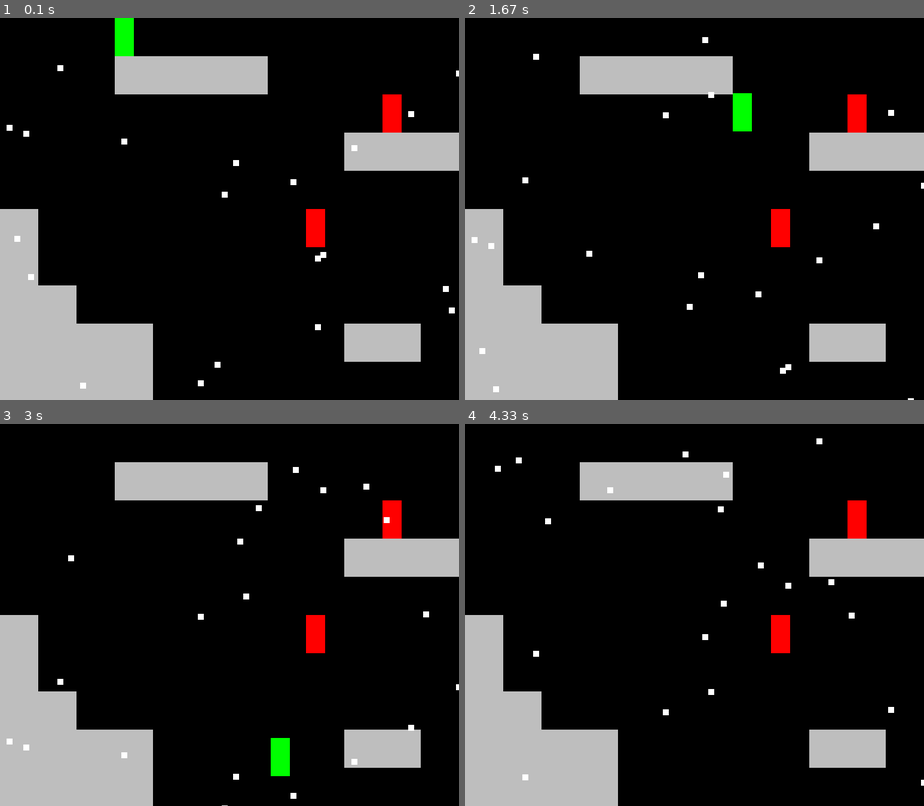
Above: before the commit, frames 1-4 (two rows, left to right).
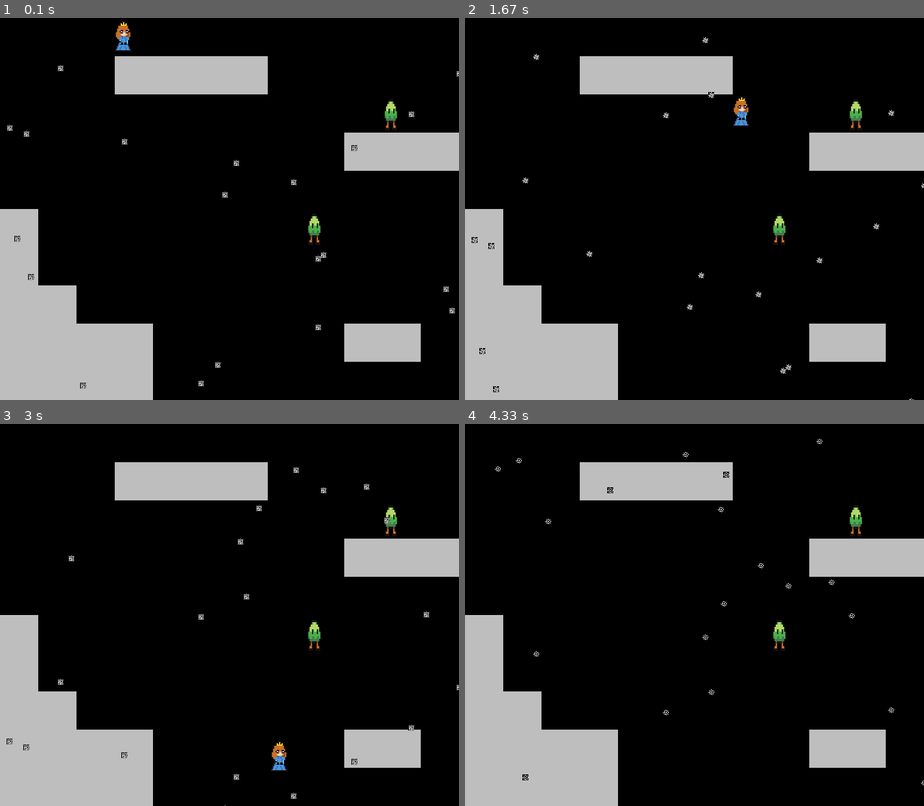
Above: after the commit, the same moments.

Repository: msaelices/pygames-experiments
Game: pygame game, started from frozen-platformer/main.py
Same seed, same stepped clock (60 frames per second), same inputs: the game is played once before the commit and once after it.
Inputs:
- Up to frame 1 (0.1 s): no input
- Up to frame 2 (1.67 s): hold Right 0.33-0.8 s; hold Right 0.83-1.3 s; tap Space at 0.9, 1.2, 1.4 s; hold Left from 1.33 s (still down)
- Up to frame 3 (3 s): tap Space at 1.7, 1.97, 2.27, 2.4, 2.7 s; release Left at 1.87 s; hold Left 1.9-2.3 s; hold Right 2.33-2.97 s
- Up to frame 4 (4.33 s): hold Left 3-3.47 s; tap Space at 3.07, 3.37 s

The runs differ from the first frame. In frame 1, 1.5% of the frame differs, in the area x 1-100%, y 0-98%; in frame 2, 1.5%, in the area x 1-100%, y 5-100%; in frame 3, 1.4%; in frame 4, 1.1%.

Commit message:
Replace plain rectangles with animated sprites in all the characters

Diff:
--- a/frozen-platformer/config.py
+++ b/frozen-platformer/config.py
@@ -1,3 +1,6 @@
+from os import path
+
+BASE_DIR = path.dirname(path.abspath(__file__))
 FPS = 60
 TILE_SIZE = 64
 SCREEN_WIDTH = TILE_SIZE * 12
--- a/frozen-platformer/sprites.py
+++ b/frozen-platformer/sprites.py
@@ -1,3 +1,5 @@
+from collections import defaultdict
+from os import path, walk
 from random import randint
 
 import pygame
@@ -5,7 +7,7 @@
 from pygame.sprite import Sprite
 
 from config import (
-    JUMP_SPEED, OVERLAP_THRESHOLD, SCREEN_HEIGHT, SCREEN_WIDTH, SPEED, TILE_SIZE
+    BASE_DIR, JUMP_SPEED, OVERLAP_THRESHOLD, SCREEN_HEIGHT, SCREEN_WIDTH, SPEED, TILE_SIZE
 )
 
 class Tile(Sprite):
@@ -24,15 +26,39 @@
     gravity = 2  # default gravity speed
     terminal_velocity = 5  # default terminal velocity
 
+    @property
+    def animation(self):
+        return self.animations[self.status]
+
+    @property
+    def image(self):
+        """Get current animated image based on its status"""
+        return self.animation[self.frame_idx]
+
     def __init__(self, pos: tuple):
         super().__init__()
-        # TODO: show real sprites
-        self.image = Surface(self.size)
-        self.image.fill(self.color)
+        self.steps = 0
+        self.status = 'idle'
+        self.init_animations()
         self.rect = self.image.get_rect(topleft=pos)
         self.vel_x = 0
         self.vel_y = 0
         self.in_ground = False
+
+    def init_animations(self):
+        self.frame_idx = 0
+        self.animations = defaultdict(list)
+        sprites_path = path.join(BASE_DIR, 'graphics', 'sprites', self.sprites_dir)
+        for _, _, file_names in walk(sprites_path):
+            for fname in sorted(file_names):
+                fpath = path.join(sprites_path, fname)
+                img = pygame.transform.scale(
+                    pygame.image.load(fpath).convert_alpha(),
+                    self.size,
+                )
+                name, _ = path.splitext(fname)
+                status, _ = name.split('_')
+                self.animations[status].append(img)
 
     def check_in_ground(self, level):
         rect_below = self.rect.copy()
@@ -47,7 +73,20 @@
         if not self.in_ground:
             self.vel_y = min(self.vel_y + self.gravity, self.terminal_velocity)
 
+    def animate(self):
+        # heuristics to know if change the animated frame for the entity
+        self.steps = (self.steps + 1) % (SPEED * 3)
+        if self.steps == 0:
+            self.shift_frame()
+
+    def shift_frame(self):
+        max_frame_idx = len(self.animation)
+        self.frame_idx += 1
+        if self.frame_idx >= max_frame_idx:
+            self.frame_idx = 0
+
     def update(self, level):
+        self.animate()
         self.apply_gravity(level)
         self.rect.x += self.vel_x
         self.rect.y += self.vel_y
@@ -74,7 +113,7 @@
 
 
 class SnowFlake(Entity):
-    color = 'white'
+    sprites_dir = 'snowflake'
     size = (10, 10)
     gravity = 1
     terminal_velocity = 2
@@ -91,6 +130,7 @@
         return False  # never touch ground so it's always falling
 
     def update(self, level):
+        self.animate()
         self.apply_gravity(level)
         self.rect.y += self.vel_y
         if self.rect.y >= level.surface.get_height():
@@ -98,12 +138,12 @@
 
 
 class Enemy(Entity):
-    color = 'red'
+    sprites_dir = 'enemy'
     size = (TILE_SIZE // 2, TILE_SIZE)
 
 
 class Player(Entity):
-    color = 'green'
+    sprites_dir = 'player'
     size = (TILE_SIZE // 2, TILE_SIZE)
 
     def move_left(self):
Binary file added: frozen-platformer/graphics/sprites/enemy/idle_0.png
Binary file added: frozen-platformer/graphics/sprites/enemy/idle_1.png
Binary file added: frozen-platformer/graphics/sprites/enemy/idle_2.png
Binary file added: frozen-platformer/graphics/sprites/player/idle_0.png
Binary file added: frozen-platformer/graphics/sprites/player/idle_1.png
Binary file added: frozen-platformer/graphics/sprites/player/idle_2.png
Binary file added: frozen-platformer/graphics/sprites/snowflake/idle_0.png
Binary file added: frozen-platformer/graphics/sprites/snowflake/idle_1.png
Binary file added: frozen-platformer/graphics/sprites/snowflake/idle_2.png
Binary file added: frozen-platformer/graphics/sprites/snowflake/idle_3.png
